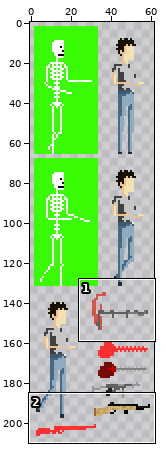
Two versions of one sprite sheet, data/sprites/sprite_sheet.png. Above, an overview of the earlier version with the close-up marked.
Close-up. Earlier state:
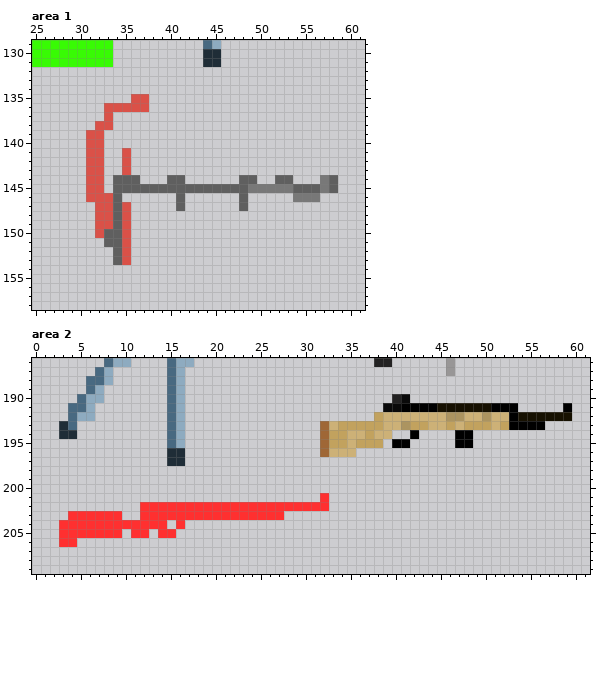
The file is 62x210 pixels. Colours within 5 levels of each other are drawn and written as one. Shown: area 1: x 25..61, y 129..158; area 2: x 0..61, y 186..209.
The result:
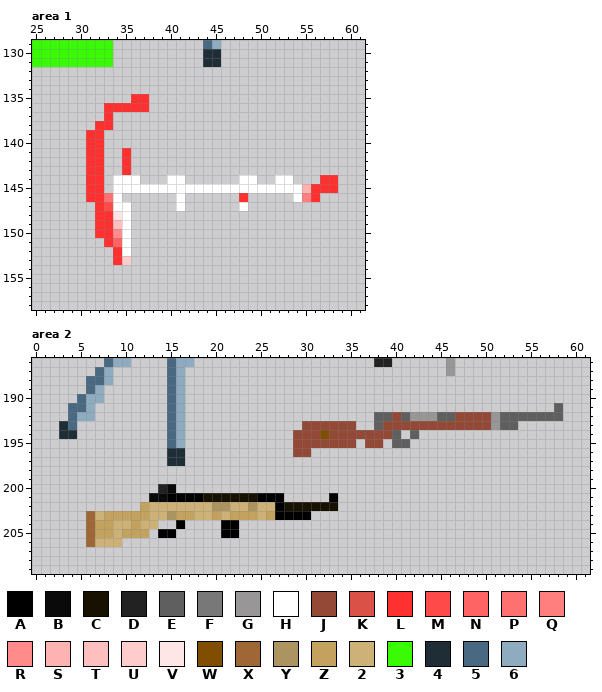
Palette (. is transparent): A #000000  B #0a0a0a  C #171101  D #232222  E #5f5f5f  F #787878  G #989696  H #ffffff  J #934935  K #da5148  L #ff3030  M #ff4a4a  N #ff6464  P #ff7171  Q #ff7e7e  R #ff8b8b  S #ffb2b2  T #ffbfbf  U #ffcccc  V #ffe6e6  W #7f4e01  X #9f6736  Y #ac9460  Z #c2a25e  2 #cdb177  3 #38fb04  4 #1f2d37  5 #486981  6 #8eabc0
The edit:
--- area 1
@@ x 25..61 @@
 134 .....................................
-135 ...........KK........................
-136 ........KKKKK........................
-137 ........K............................
-138 .......KK............................
-139 ......KK.............................
-140 ......KK.............................
-141 ......KK..K..........................
-142 ......KK..K..........................
-143 ......KK..K..........................
-144 ......KK.EEE...EE......EE..EE...FE...
-145 ......KK.EEEEEEEEEEEEEEEFFFFFEEEFE...
-146 ......KKKE......E......E.....FFF.....
-147 .......KKEK.....E......E.............
-148 .......KKEK..........................
-149 .......KKEK..........................
-150 .......KEEK..........................
-151 ........EEK..........................
-152 .........EK..........................
-153 .........EK..........................
+135 ...........LL........................
+136 ........LLLLL........................
+137 ........L............................
+138 .......LL............................
+139 ......LL.............................
+140 ......LL.............................
+141 ......LL..L..........................
+142 ......LL..L..........................
+143 ......LL..L..........................
+144 ......LL.HHH...HH......HH..HH...LL...
+145 ......LL.HHHHHHHHHHHHHHHHHHHHHSLLL...
+146 ......LLPH......H......L.....HQL.....
+147 .......LMHH.....H......H.............
+148 .......LLVH..........................
+149 .......LLTH..........................
+150 .......LLRH..........................
+151 ........LNH..........................
+152 .........LH..........................
+153 .........LU..........................
 154 .....................................
--- area 2
@@ x 27..61 @@
 189 ...................................
-190 .............DB....................
-191 ............BBAAAACCCCCCAAA.....A..
-192 ...........Z2222222YY22Y22ACCCCCC..
-193 .....X2ZZZZZ22YZZ22Z2ZZZ2ZAAAA.....
-194 .....XZZ22Z22..A....AA.............
-195 .....XZZ2ZZZ.AA.....AA.............
-196 .....X222..........................
+190 ...................................
+191 ...............................E...
+192 ...........EEJEGGGEEJJJJGEEEEEEE...
+193 ...JJJJJJ..EJJJJJJJJJJJJGEE........
+194 ..JJJWJJJJJJJE.E...................
+195 ..JJJJJJJ.JJ.EE....................
+196 ..JJ...............................
 197 ...................................
@@ x 1..35 @@
 199 ...................................
-200 ...................................
-201 ...............................L...
-202 ...........LLLLLLLLLLLLLLLLLLLLL...
-203 ...LLLLLL..LLLLLLLLLLLLLLLL........
-204 ..LLLLLLLLLLLL.L...................
-205 ..LLLLLLL.LL.LL....................
-206 ..LL...............................
+200 .............DB....................
+201 ............BBAAAACCCCCCAAA.....A..
+202 ...........Z2222222YY22Y22ACCCCCC..
+203 .....X2ZZZZZ22YZZ22Z2ZZZ2ZAAAA.....
+204 .....XZZ22Z22..A....AA.............
+205 .....XZZ2ZZZ.AA.....AA.............
+206 .....X222..........................
 207 ...................................
Changed places in both close-ups, as pixel boxes (x1, y1, x2, y2):
changed: (86, 94, 338, 265)
changed: (293, 394, 572, 457)
changed: (59, 484, 338, 547)
